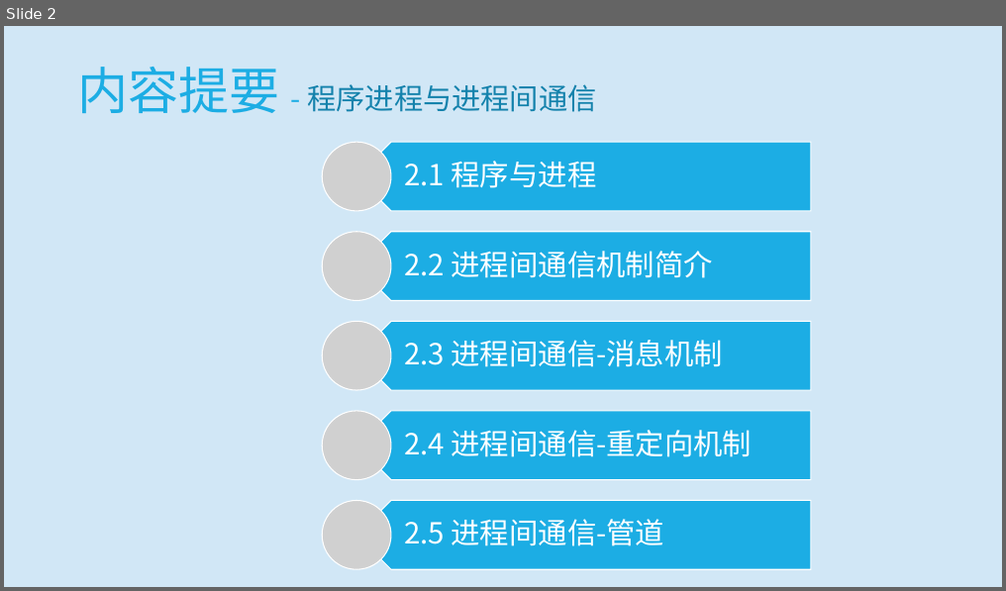
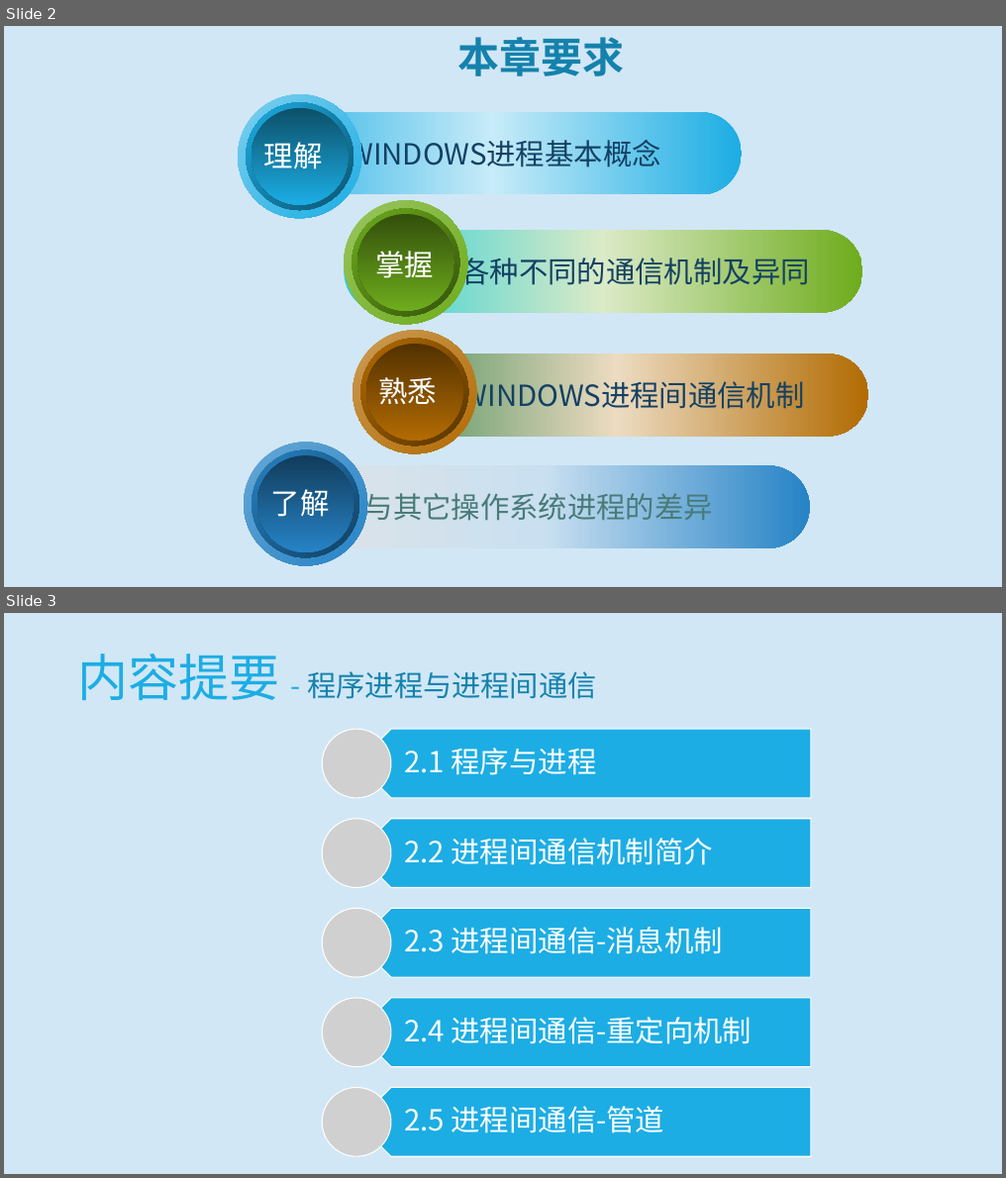
Before and after one commit to principleWindows/win-principle-2021, a slide deck: slides/instruction/principleWindows_2.pptx. Shown one above the other, each under a label of ours: slide 2 before the commit, slides 2 and 3 after it. The pictures are 1006x591 and 1006x1178 pixels, drawn with LibreOffice and Linux fonts; fonts in the diff are those of the drawing; grey boxes stand for pictures. Boxes give left, top, right and bottom in pixels: in the first picture for what was removed or moved away, otherwise in the second. Text is boxed around its words. In the diff, an @@ line names an element or a change of style, - is before the commit and + after.

```diff
--- a/slides/instruction/principleWindows_2.pptx
+++ b/slides/instruction/principleWindows_2.pptx
@@ slide 2 added at box(4, 26, 1002, 587), background #D1E7F6 @@
@@ text added at box(458, 37, 625, 76), 40 pt, text #1482AC, bold @@
+本章要求
@@ rounded rectangle added at box(244, 112, 742, 194), fill gradient #1CADE4 to #E2EEF9, 28 pt, text #134163 @@
+WINDOWS进程基本概念
@@ group added at box(238, 95, 361, 218): 5 ellipses, 1 text @@
+理解
@@ rounded rectangle added at box(344, 230, 862, 313), fill gradient #27CED7 to #E6EEE2 to #6EAC1C, 28 pt, text #134163 @@
+各种不同的通信机制及异同
@@ group added at box(344, 200, 467, 324): 5 ellipses, 1 text @@
+掌握
@@ rounded rectangle added at box(364, 354, 868, 436), fill gradient #3E8853 to #EFE6E2 to #B26B02, 28 pt, text #134163 @@
+WINDOWS进程间通信机制
@@ group added at box(352, 331, 476, 455): 5 ellipses, 1 text @@
+熟悉
@@ rounded rectangle added at box(272, 467, 810, 549), fill gradient #DFE3E5 to #E2E9F3 to #2683C6, 28 pt, text #487B78 @@
+与其它操作系统进程的差异
@@ group added at box(244, 442, 367, 566): 5 ellipses, 1 text @@
+了解
@@ what was slide 2 is now slide 3 @@
```
Also in this commit, not shown: 48 slides changed, 11 other slides added, 3 other files.
